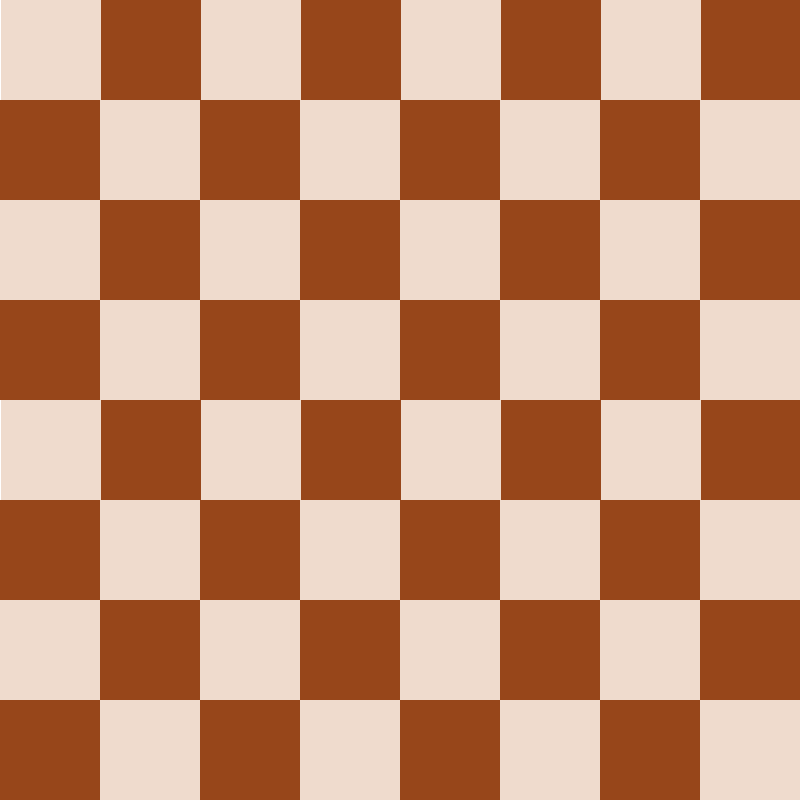
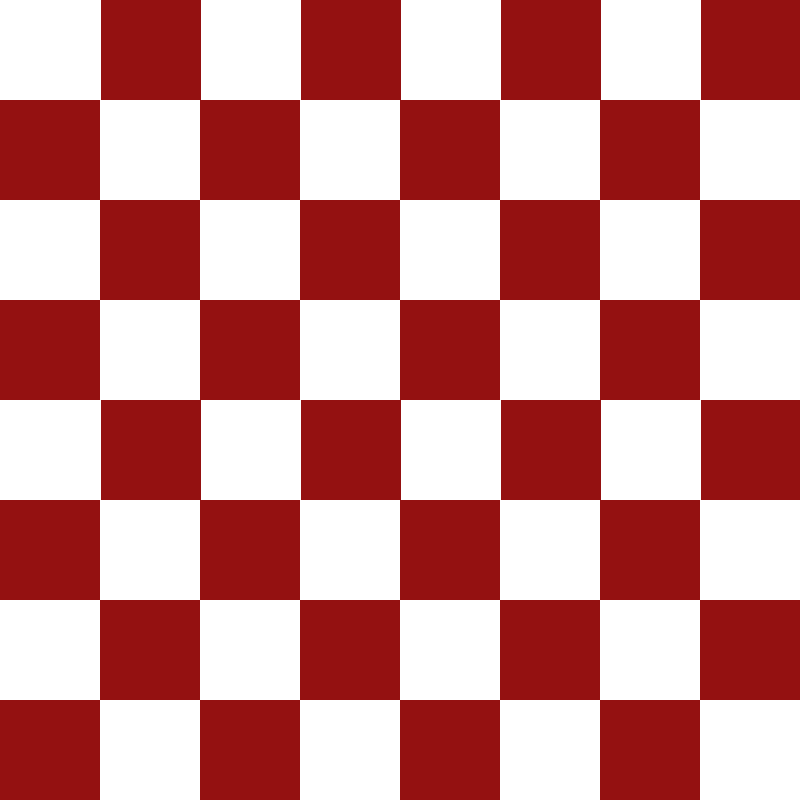
Before/after of a w=800, h=800 layered artwork. What changed in the layer stack:
pixels changed over 0, 0, 800, 800 (layer not identified)
